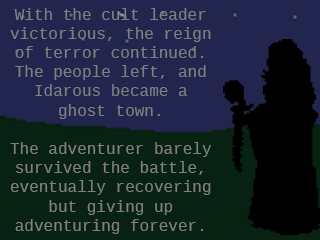
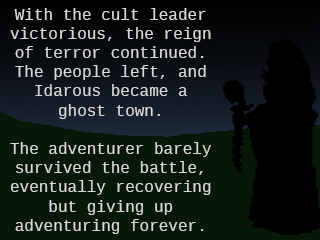
Layered file, before and after one edit (320x240). Changes by layer:
painted on "With the cult leader victorious, the reign of terror continued." over [left=10, top=8, right=211, bottom=234]
added layer "Layer 4" above "twi" over [left=0, top=112, right=320, bottom=240]
added layer "twi" above "Layer 3" over [left=0, top=0, right=320, bottom=163]
